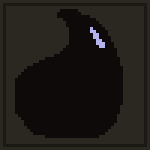
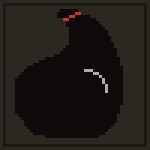
The second 150×150 image is a revision of the first. Changes to its layers:
added layer "Layer 4" above "Layer 3" over (84, 69, 108, 93)
added layer "Layer 3" above "Layer 1" over (63, 12, 81, 21)
painted on "Layer 1" over (90, 27, 105, 48)
